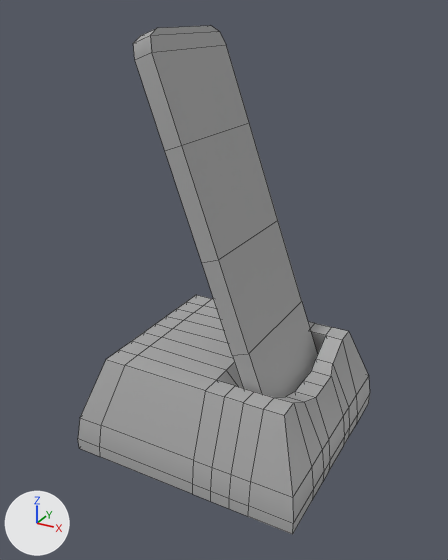
The FBX model Assets/Assets/Meshes/SM_Phone+Holder.fbx as it was, and as the next commit left it.
Before and after are seen from a camera (50 mm lens) standing at (0.428, -6.733, 0.213) and looking at (0.273, -6.453, 0.072). Every picture has the same lights, and +X, +Y and +Z are marked at lower left. The picture after the commit comes second. Mesh edges are drawn as thin lines. Where no turn or scale is listed for an object, it has been applied to the vertices.

Before the edit, the objects in view are built like this:
```python
me_mesh = bpy.data.meshes.new('Mesh')
me_mesh.from_pydata(...)  # 155 vertices, 142 faces; spans x -0.0799..0.059, y -0.0652..0.0652, z -0.0288..0.0288
me_mesh.materials.append(mat_standardsurface1)  # grey #aaaaaa
me_mesh_001 = bpy.data.meshes.new('Mesh.001')
me_mesh_001.from_pydata(...)  # 36 vertices, 34 faces; spans x -0.072..0.015, y -0.036..0.036, z -0.029..0.185
me_mesh_001.materials.append(mat_standardsurface1)  # grey #aaaaaa
ob_pcube14 = bpy.data.objects.new('pCube14', me_mesh)
ob_pcube14.location = (0.2854, -6.4449, -0.0015)
ob_wafaad = bpy.data.objects.new('wafaad', me_mesh_001)
ob_wafaad.location = (0.3085, -6.4446, 0.0188)
```
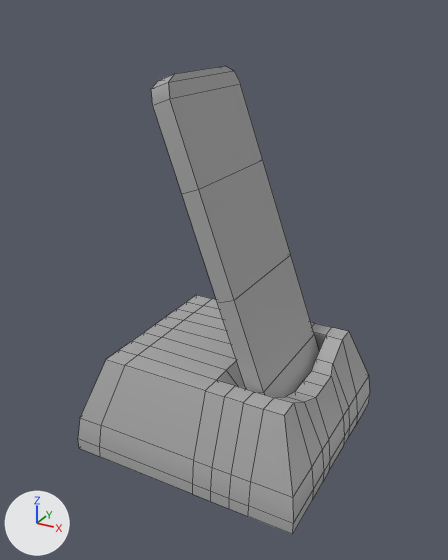
The newer file is also turned or shifted as a whole; pictures and numbers use the older file's frame.

The edits, one by one:
me_mesh_001 is used by ob_wafaad; location (0.3085, -6.4446, 0.0188).
me_mesh_001 had 36 vertices, 34 faces and spanned x -0.072..0.015, y -0.036..0.036, z -0.029..0.185.
me_mesh_001 now has 36 vertices, 34 faces and spans x -0.062..0.024, y -0.036..0.036, z -0.049..0.165.
me_mesh_001 part 1: the whole mesh is moved by (0.009, 0.0, -0.02).

Boxes [x1, y1, x2, y2] around the edits, measured in the pictures (448 x 560 px):
'wafaad', moved
    before: [133, 25, 318, 398]
    after: [151, 66, 319, 398]
